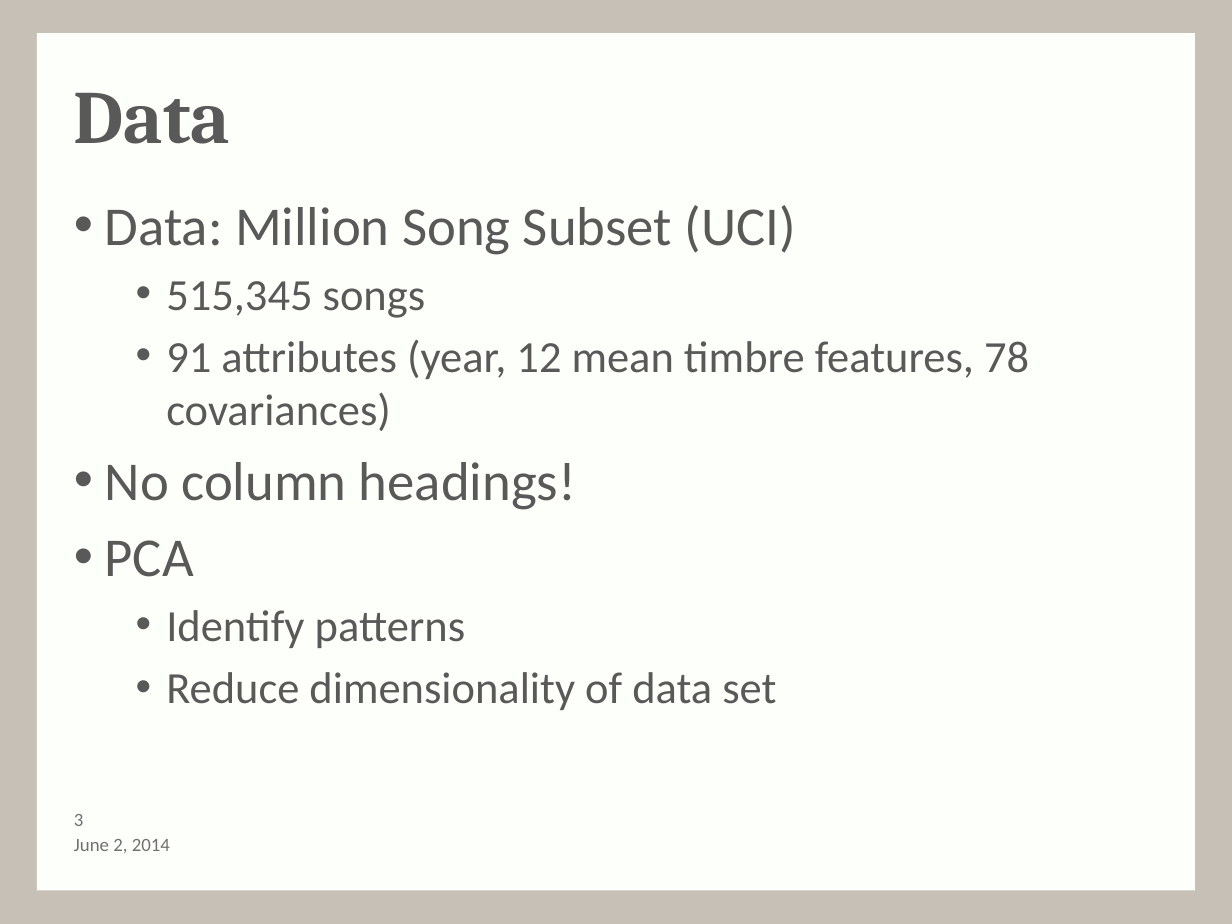
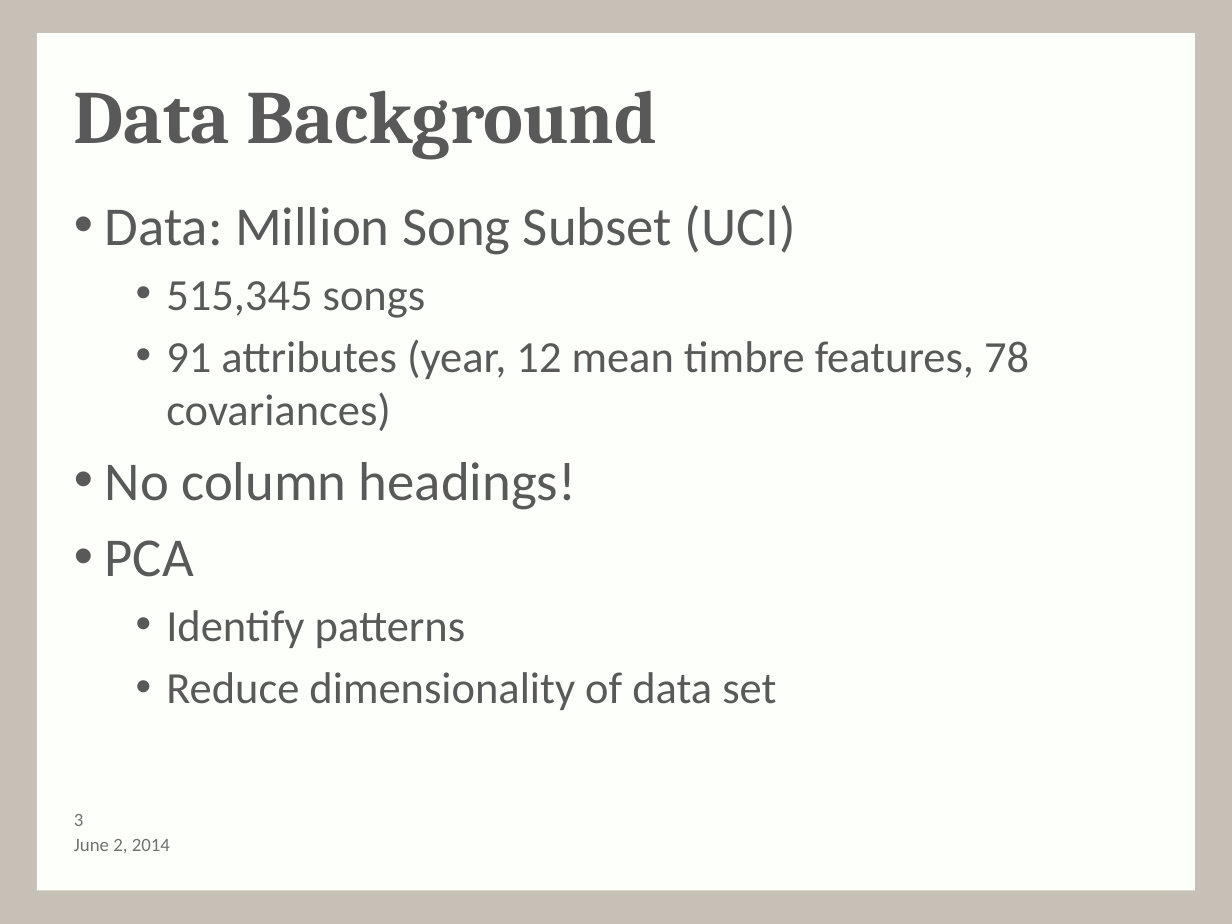
Before and after one commit to andy-olstad/POGSproj3, a slide deck: slide 3 of Project3_presentation-1.pptx. Drawn at 1232x924 pixels with LibreOffice and Linux fonts; fonts in the diff are those of the drawing; background and template pictures are left out. Boxes give left, top, right and bottom in pixels: in the first picture for what was removed or moved away, otherwise in the second. Text is boxed around its words. In the diff, an @@ line names an element or a change of style, - is before the commit and + after.

```diff
--- a/Project3_presentation-1.pptx
+++ b/Project3_presentation-1.pptx
@@ title at <box>74,90,657,159</box>: text changed @@
-Data
+Data Background
```
Also in this commit, not shown: 2 other slides changed.
